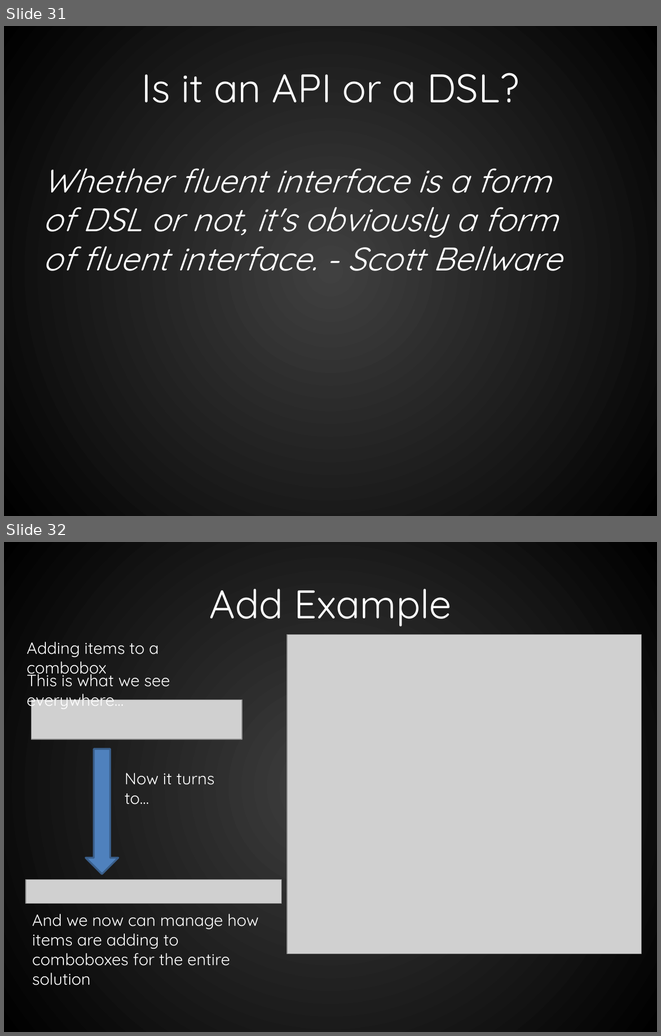
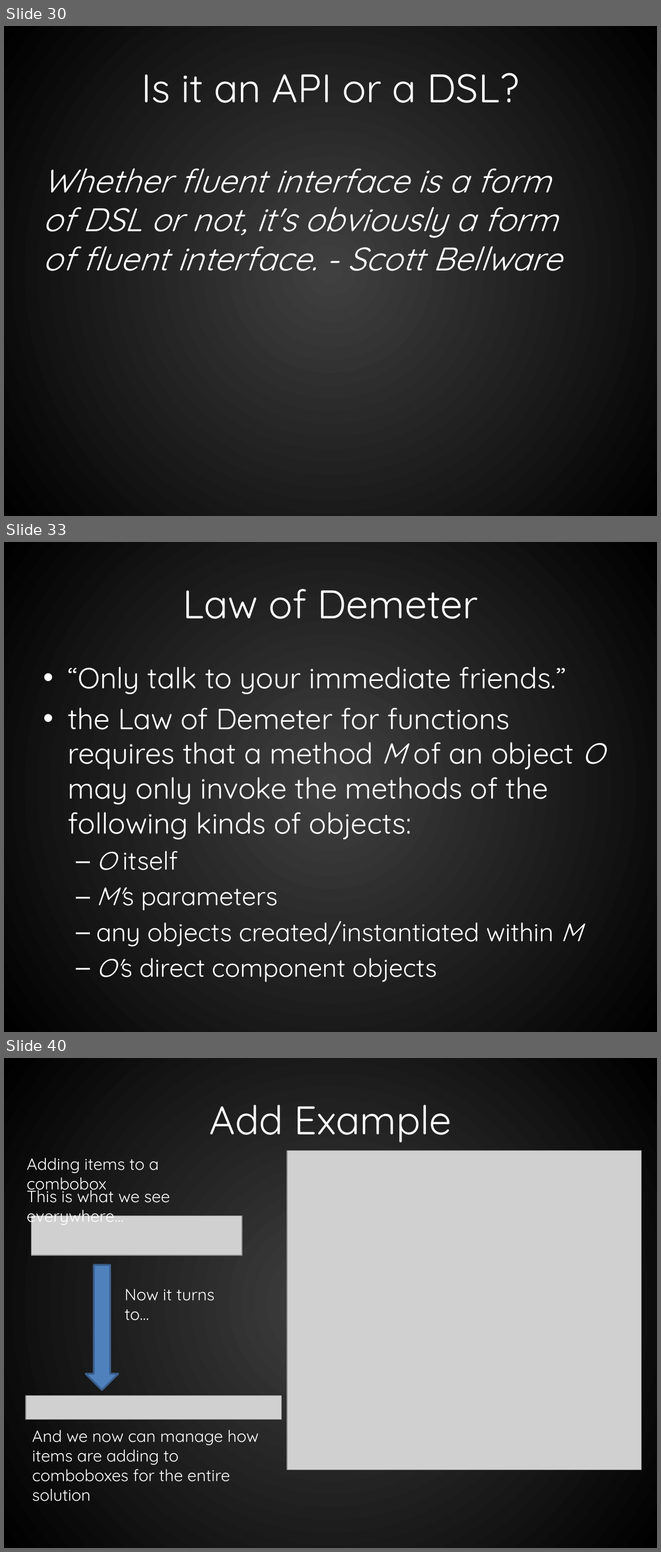
Before and after one commit to RookieOne/Evolve-Your-Code, a slide deck: EvolveYourCode.pptx. Shown one above the other, each under a label of ours: slides 31 and 32 before the commit, slides 30, 33 and 40 after it; the slides between them are not shown. The pictures are 661x1036 and 661x1552 pixels, drawn with LibreOffice and Linux fonts; fonts in the diff are those of the drawing; grey boxes stand for pictures. Boxes give left, top, right and bottom in pixels: in the first picture for what was removed or moved away, otherwise in the second. Text is boxed around its words. In the diff, an @@ line names an element or a change of style, - is before the commit and + after.

```diff
--- a/EvolveYourCode.pptx
+++ b/EvolveYourCode.pptx
@@ slide 33 added at (4,542,657,1032), background gradient #404040 to #000000 @@
@@ title added at (183,589,478,619), 44 pt, text #FFFFFF @@
+Law of Demeter
@@ text added at (68,667,604,982), 32 pt, text #FFFFFF @@
+• “Only talk to your immediate friends.”
+• the Law of Demeter for functions requires that a method M of an object O may only invoke the methods of the following kinds of objects:
+  – O itself
+  – M's parameters
+  – any objects created/instantiated within M
+  – O's direct component objects
@@ what was slide 31 is now slide 30 @@
@@ what was slide 32 is now slide 40 @@
```
Also in this commit, not shown: 4 slides changed, 13 other slides added, 1 slide removed, 20 other files.
